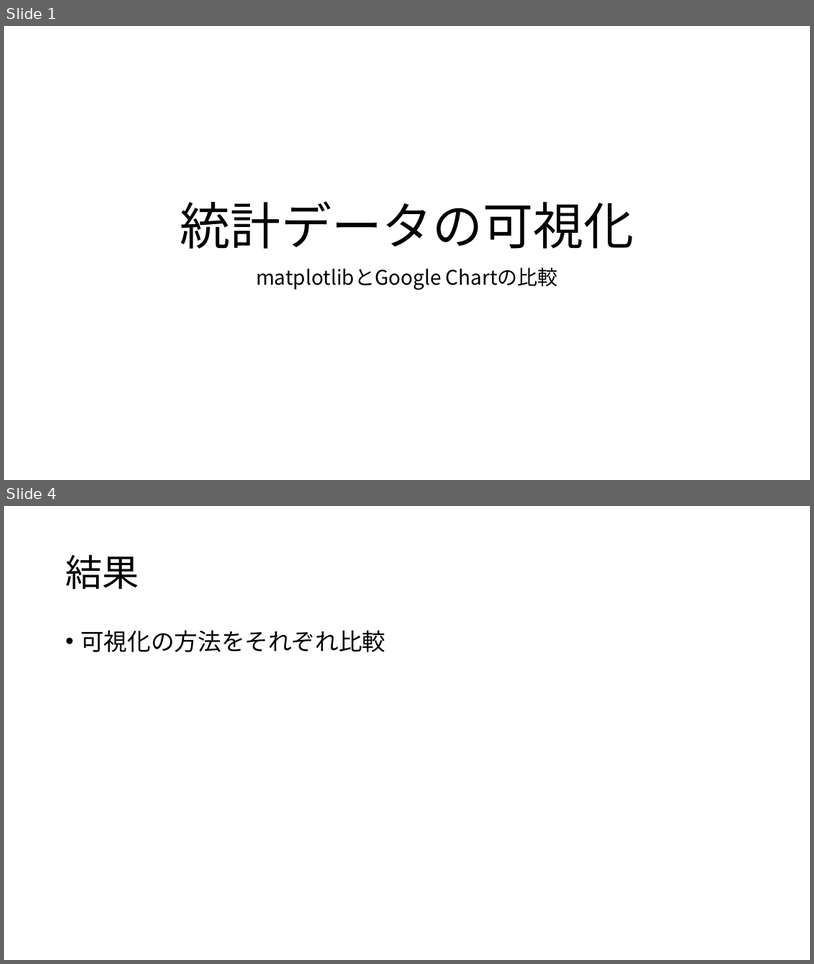
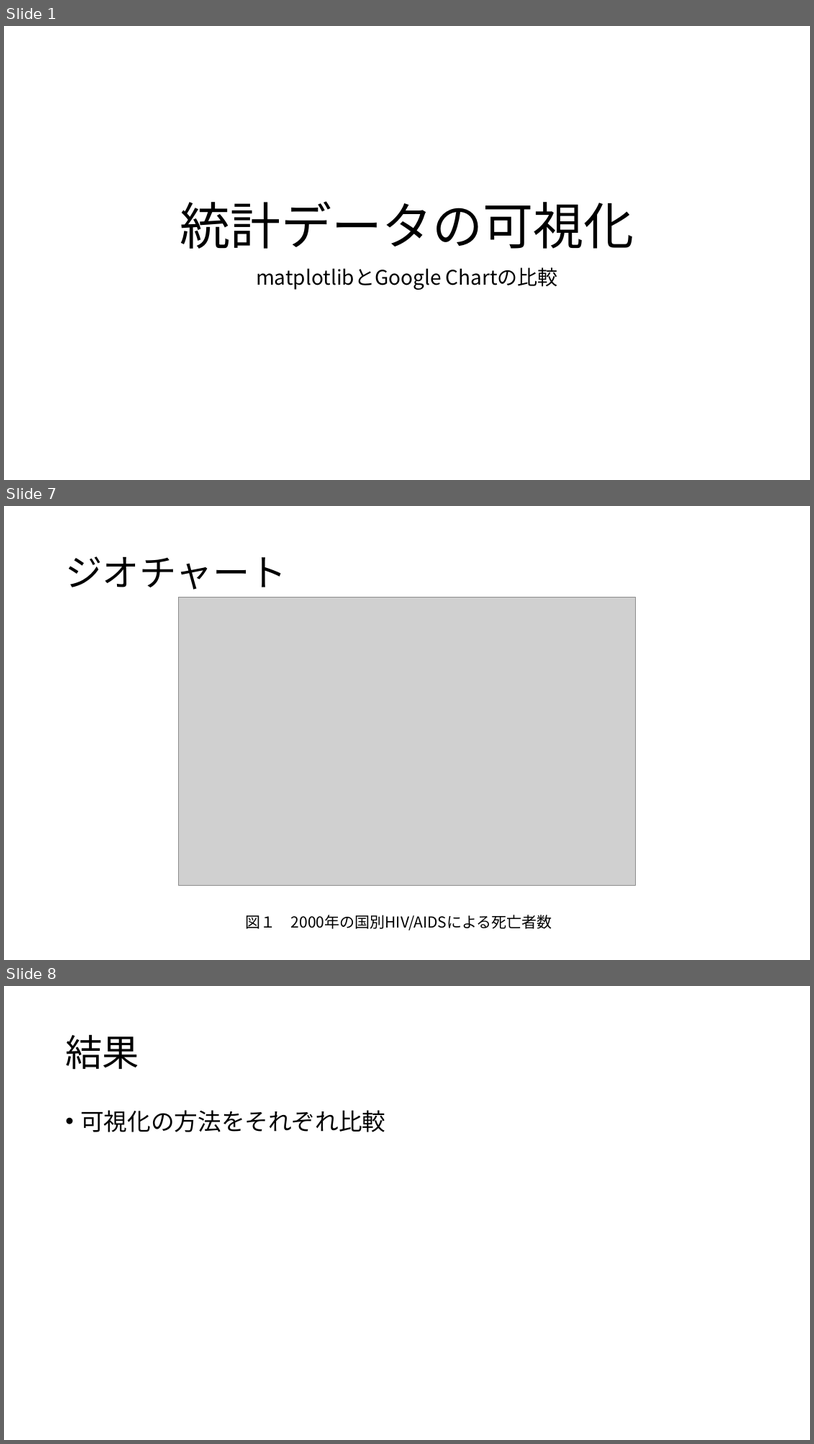
Before and after one commit to erevest-cobalt/3pro, a slide deck: 統計データの可視化.pptx. Shown one above the other, each under a label of ours: slides 1 and 4 before the commit, slides 1, 7 and 8 after it; the slides between them are not shown. The pictures are 814x964 and 814x1444 pixels, drawn with LibreOffice and Linux fonts; fonts in the diff are those of the drawing; grey boxes stand for pictures. Boxes give left, top, right and bottom in pixels: in the first picture for what was removed or moved away, otherwise in the second. Text is boxed around its words. In the diff, an @@ line names an element or a change of style, - is before the commit and + after.

```diff
--- a/統計データの可視化.pptx
+++ b/統計データの可視化.pptx
@@ slide 7 added at (4, 506, 810, 960), background #FFFFFF @@
@@ title added at (65, 556, 286, 590), 44 pt, text #000000 @@
+ジオチャート
@@ picture added at (178, 597, 636, 885) @@
@@ text added at (246, 914, 553, 930), 18 pt, text #000000 @@
+図１ 2000年の国別HIV/AIDSによる死亡者数
@@ what was slide 4 is now slide 8 @@
```
Also in this commit, not shown: 2 slides changed, 3 other slides added.
